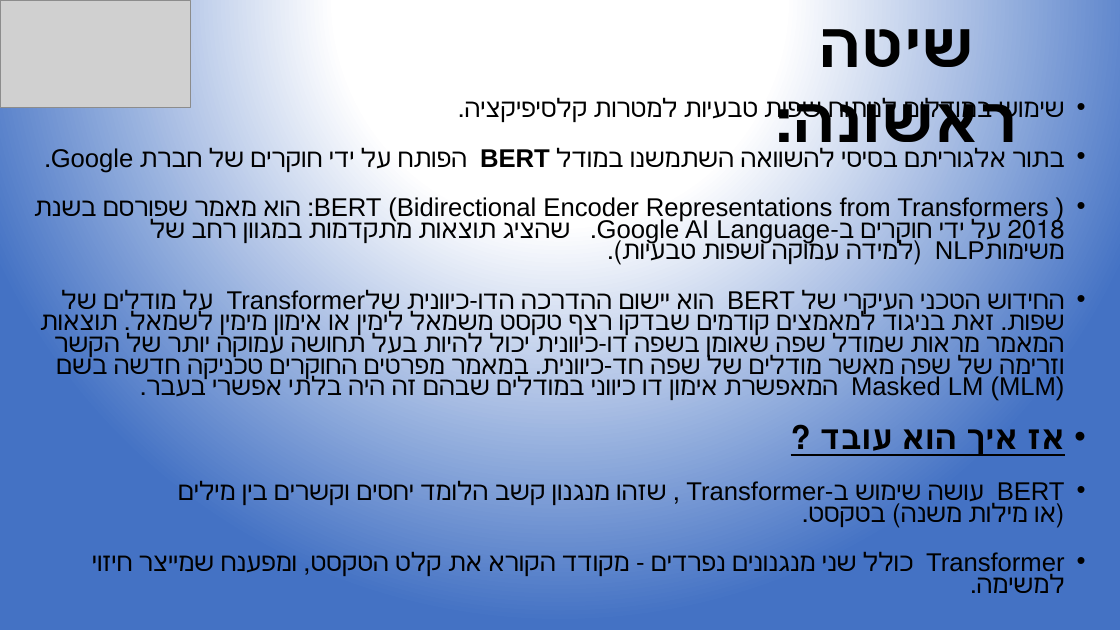
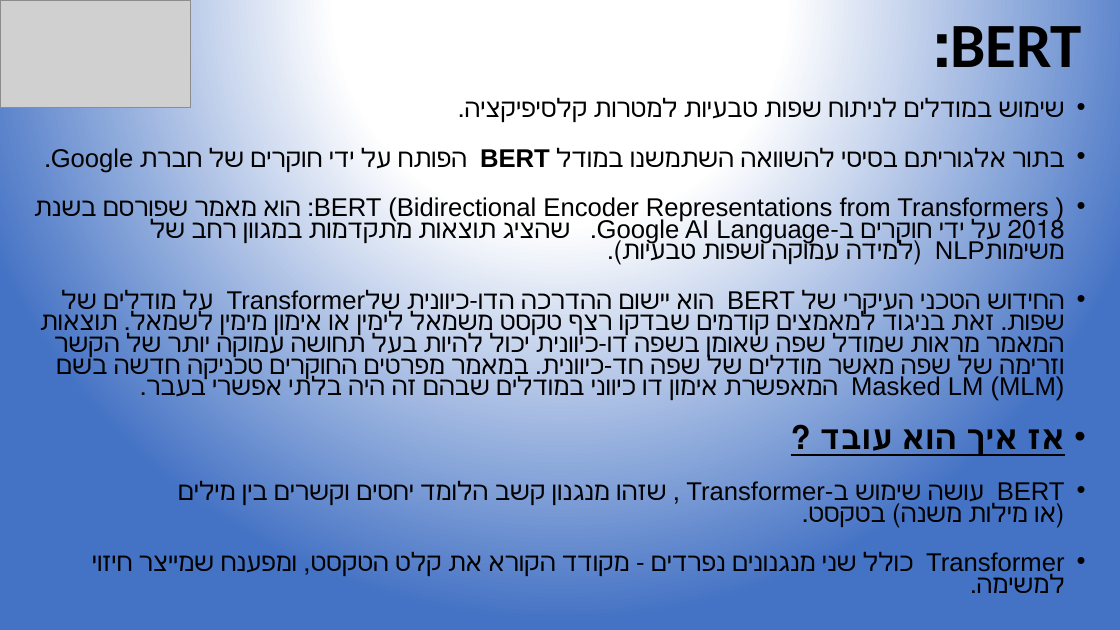
Before and after one commit to matannagar/SMS-Phishing-Detection-Semi-Supervised, a slide deck: slide 5 of project.pptx (slide 4 before the commit). Drawn at 1120x630 pixels with LibreOffice and Linux fonts; fonts in the diff are those of the drawing; grey boxes stand for pictures. Boxes give left, top, right and bottom in pixels: in the first picture for what was removed or moved away, otherwise in the second. Text is boxed around its words. In the diff, an @@ line names an element or a change of style, - is before the commit and + after.

```diff
--- a/project.pptx
+++ b/project.pptx
@@ text at bbox=[950, 14, 1082, 82]: text changed @@
-שיטה ראשונה:
+BERT:
```
Also in this commit, not shown: 6 other slides changed, 5 slides added, 2 slides removed, 9 other files.
